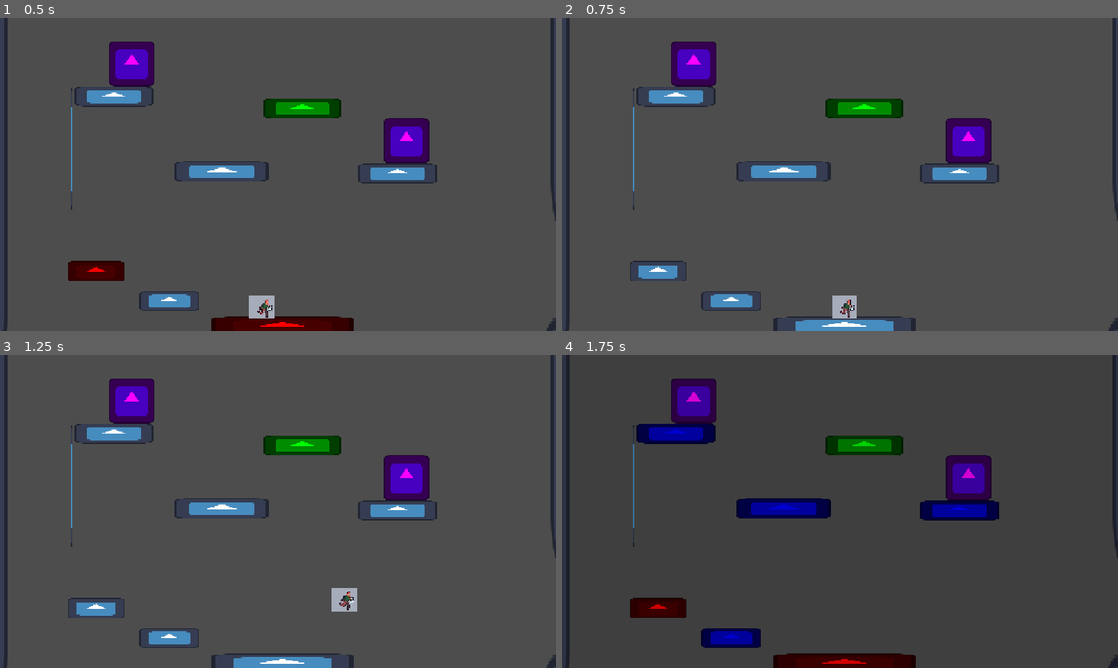
Above: before the commit, frames 1-4 (two rows, left to right).
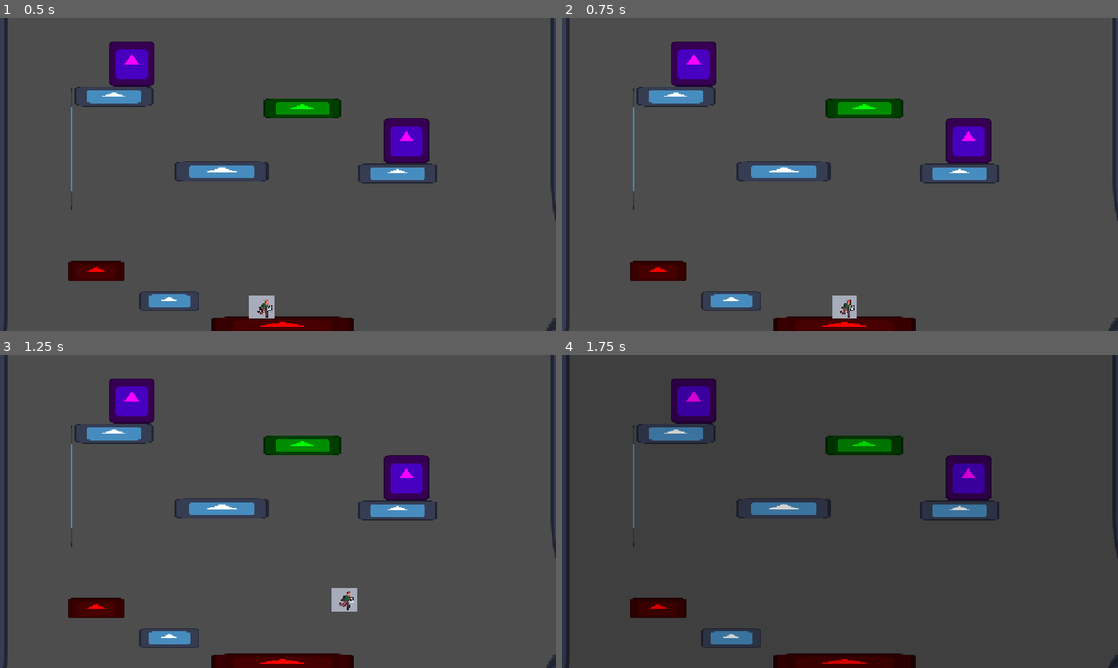
Above: after the commit, the same moments.

Repository: nandedeska/ggj-2026
Game: Godot game, scene res://scenes/LEVEL_TWO.tscn
Same seed, same stepped clock (60 frames per second), same inputs: the game is played once before the commit and once after it. The engine's default icon, where the game draws it, is replaced by a stand-in: a white triangle on a blue panel in a dark square.
Inputs:
- Up to frame 1 (0.5 s): no input
- Up to frame 2 (0.75 s): tap Enter at 0.5 s; hold D (move_right) from 0.53 s (still down); hold F (mask) from 0.53 s (still down)
- Up to frame 3 (1.25 s): keep holding D (move_right); keep holding F (mask); tap W (jump) at 0.77 s
- Up to frame 4 (1.75 s): keep holding D (move_right); release F (mask) at 1.28 s; tap F (mask) at 1.35 s; tap W (jump) at 1.52 s

Frame 1 is identical in both runs. In frame 2, 1.8% of the frame differs, in the area x 12-64%, y 77-100%; in frame 3, 1.8%; in frame 4, 3.5%, in the area x 13-79%, y 22-94%.

Commit message:
Add physical mask to collect

Diff:
--- /dev/null
+++ b/scenes/mask.tscn
@@ -0,0 +1,18 @@
+[gd_scene load_steps=4 format=3 uid="uid://bp7uk5d2lm1pe"]
+
+[ext_resource type="Script" uid="uid://bgqycng8141fp" path="res://scripts/mask.gd" id="1_oilhy"]
+[ext_resource type="Texture2D" uid="uid://4q335xxs2p" path="res://graphics/icon.svg" id="2_1rsgv"]
+
+[sub_resource type="CircleShape2D" id="CircleShape2D_rv8xw"]
+radius = 16.0
+
+[node name="Mask" type="Area2D" node_paths=PackedStringArray("sprite")]
+script = ExtResource("1_oilhy")
+sprite = NodePath("Sprite2D")
+
+[node name="Sprite2D" type="Sprite2D" parent="."]
+scale = Vector2(0.25, 0.25)
+texture = ExtResource("2_1rsgv")
+
+[node name="CollisionShape2D" type="CollisionShape2D" parent="."]
+shape = SubResource("CircleShape2D_rv8xw")
--- a/scenes/un_ghost_block.gd
+++ b/scenes/un_ghost_block.gd
@@ -11,5 +11,5 @@
 	Global.player.on_mask_wear.connect(on_player_mask_wear)
 
 func on_player_mask_wear(is_wearing_mask: bool) -> void:
-	collider.disabled = is_wearing_mask
-	sprite.modulate = "white" if is_wearing_mask else "blue"
+	collider.set_deferred("disabled", is_wearing_mask)
+	sprite.set_deferred("modulate", "white" if !is_wearing_mask else "blue")
--- a/scripts/ghost_block.gd
+++ b/scripts/ghost_block.gd
@@ -11,5 +11,5 @@
 	Global.player.on_mask_wear.connect(on_player_mask_wear)
 
 func on_player_mask_wear(is_wearing_mask: bool) -> void:
-	collider.disabled = !is_wearing_mask
-	sprite.modulate = "red" if !is_wearing_mask else "white"
+	collider.set_deferred("disabled", !is_wearing_mask)
+	sprite.set_deferred("modulate", "red" if !is_wearing_mask else "white")
--- /dev/null
+++ b/scripts/mask.gd
@@ -0,0 +1,19 @@
+extends Area2D
+
+@export var sprite: Sprite2D
+@export var oscillation_speed := 25
+@export var oscillation_power := 5
+var time: float
+
+func _ready() -> void:
+	area_entered.connect(on_area_entered)
+
+func _process(delta: float) -> void:
+	time += delta
+	sprite.position.y = sin(time * oscillation_speed) * oscillation_power
+
+func on_area_entered(area: Area2D) -> void:
+	if area.owner == Global.player:
+		Global.player.has_mask = true
+		Global.player.is_wearing_mask = true
+		call_deferred("queue_free")
--- a/scripts/player.gd
+++ b/scripts/player.gd
@@ -24,16 +24,21 @@
 
 @onready var animation: AnimatedSprite2D = $Animation
 
-var is_wearing_mask := false
+var has_mask := false
+var is_wearing_mask :
+	set(value):
+		is_wearing_mask = value
+		on_mask_wear.emit(is_wearing_mask)
+	get:
+		return is_wearing_mask
 
 
 func _ready() -> void:
 	Global.player = self
 
 func _input(event) -> void:
-	if event.is_action_pressed("mask"):
+	if event.is_action_pressed("mask") and has_mask:
 		is_wearing_mask = !is_wearing_mask
-		on_mask_wear.emit(is_wearing_mask)
 
 func _physics_process(delta: float) -> void:
 	var x_input: float = Input.get_action_strength("move_right") - Input.get_action_strength("move_left")
Not shown, added: scripts/mask.gd.uid
